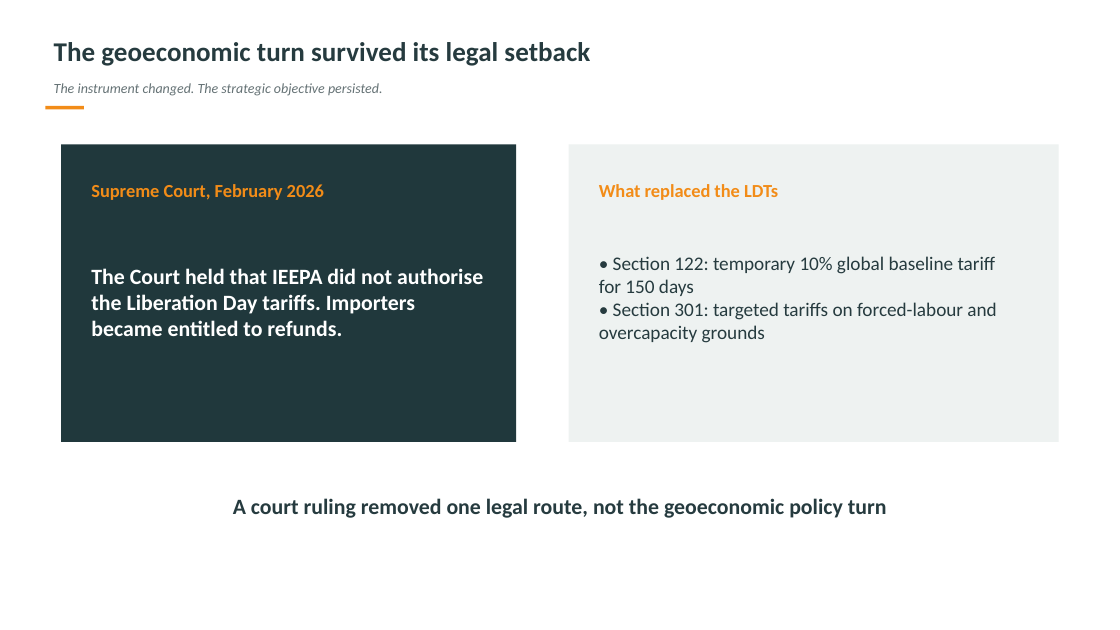
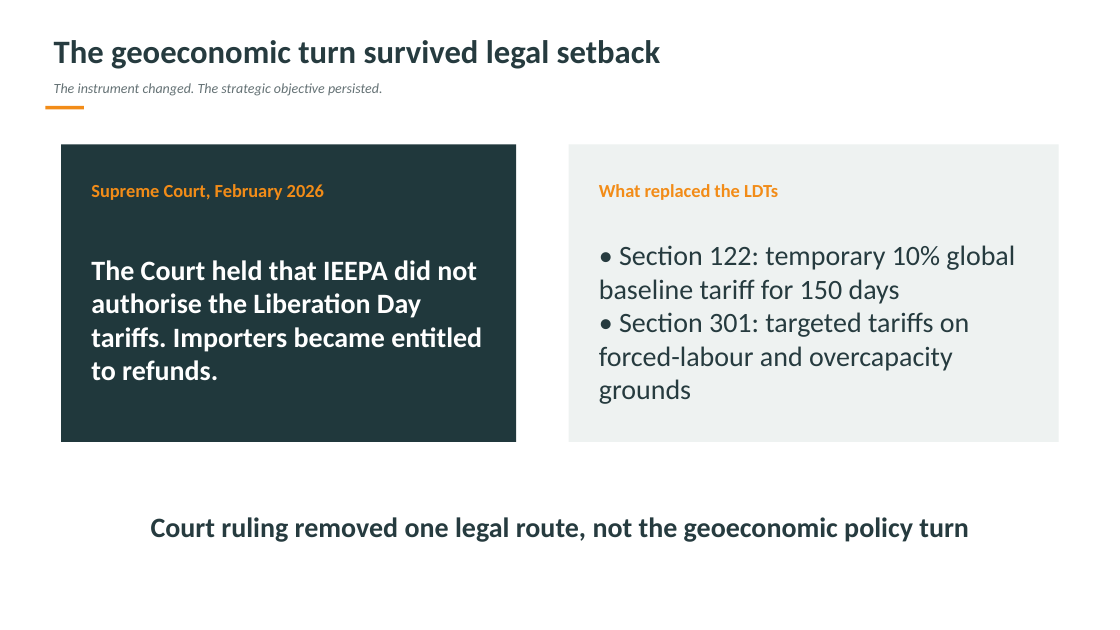
Before and after one commit to DannyQuah/DannyQuah.github.io, a slide deck: slide 16 of Storage/2026.09-Asia-in-a-Disrupted-World-Order-Danny.Quah-crafted-CP.pptx. Drawn at 1120x630 pixels with LibreOffice and Linux fonts; fonts in the diff are those of the drawing. Boxes give left, top, right and bottom in pixels: in the first picture for what was removed or moved away, otherwise in the second. Text is boxed around its words. In the diff, an @@ line names an element or a change of style, - is before the commit and + after.

```diff
--- a/Storage/2026.09-Asia-in-a-Disrupted-World-Order-Danny.Quah-crafted-CP.pptx
+++ b/Storage/2026.09-Asia-in-a-Disrupted-World-Order-Danny.Quah-crafted-CP.pptx
@@ text at (54,40,660,69): text changed; size 23.2 to 28 pt @@
-The geoeconomic turn survived its legal setback
+The geoeconomic turn survived legal setback
@@ text "The Court held that IEEPA ..." at (91,260,482,380): size 18.8 to 24 pt @@
@@ text "• Section 122: temporary 10% ..." at (599,245,1015,404): size 16.5 to 24 pt @@
@@ text at (151,517,969,542): text changed; size 18.8 to 24 pt @@
-A court ruling removed one legal route, not the geoeconomic policy turn
+Court ruling removed one legal route, not the geoeconomic policy turn
```
Also in this commit, not shown: 20 other slides changed.
